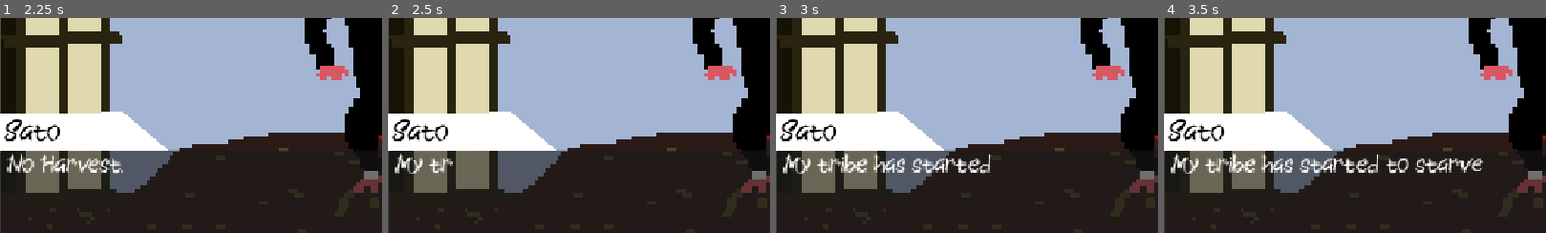
Above: before the commit, frames 1-4 (left to right).
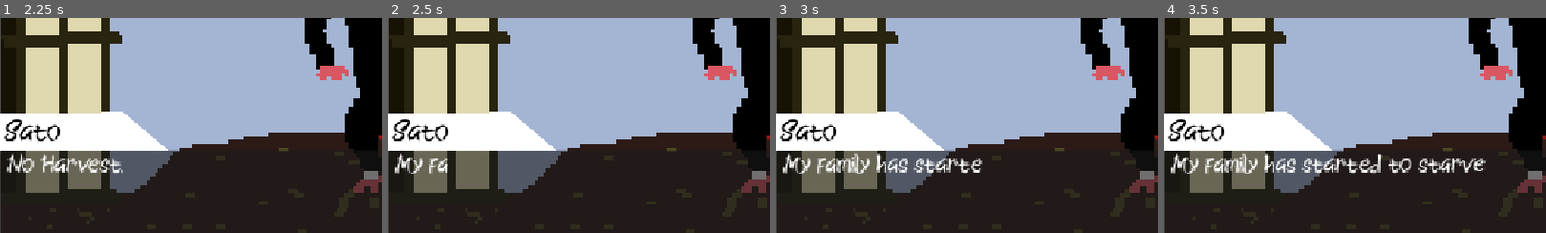
Above: after the commit, the same moments.

Repository: sDANTOSO/apocalypse-monkey
Game: Godot game, scene res://Scenes/main_menu.tscn
Two runs of this game, one before a commit and one after it. Both use one fixed random seed, a clock stepped at 60 frames per second and the inputs below.
Inputs (mouse positions are % of the whole screen's width and height, from its top left):
- Up to frame 1 (2.25 s): click (49, 73) at 0.5 s; tap Enter at 1.25 s; move the mouse to (72, 45) at 1.27 s; press the mouse at (72, 45) at 1.28 s; hold D (right) from 1.28 s (still down); tap Space (jump) at 1.52 s; move the mouse to (30, 55) at 2.02 s; release the mouse at (30, 55) at 2.03 s; tap Alt at 2.1 s
- Up to frame 2 (2.5 s): keep holding D (right); tap Space (jump) at 2.27 s
- Up to frame 3 (3 s): move the mouse to (60, 28) at 2.77 s; release D (right) at 2.78 s; hold A (left) from 2.78 s (still down); tap Shift at 2.85 s
- Up to frame 4 (3.5 s): keep holding A (left)
The pictures show only the part of the screen within x 0-50%, y 50-100%; the shares and areas given below are measured in that part.

Frame 1 is identical in both runs. In frame 2, 0.3% of the frame differs, in the area x 10-17%, y 65-73%; in frame 3, 2.3%; in frame 4, 3.5%, in the area x 10-85%, y 63-73%.

Commit message:
added more dialog

Diff:
--- a/apocalypse-monkeyy/Scenes/dialoge_ui.tscn
+++ b/apocalypse-monkeyy/Scenes/dialoge_ui.tscn
@@ -1,6 +1,7 @@
 [gd_scene format=3 uid="uid://cwk7oilh5100h"]
 
 [ext_resource type="Script" uid="uid://4l7a8ktb7ftm" path="res://Scripts/dialoge_ui.gd" id="1_yrr88"]
+[ext_resource type="Script" uid="uid://c0yfmutw0s245" path="res://Scripts/text_blip_sound.gd" id="2_r75eh"]
 [ext_resource type="FontFile" uid="uid://dxgob514unqbt" path="res://Assets-misc/Japan wave.ttf" id="3_thhau"]
 
 [sub_resource type="Theme" id="Theme_mqg1c"]
@@ -25,6 +26,9 @@
 grow_vertical = 2
 theme = SubResource("Theme_mqg1c")
 script = ExtResource("1_yrr88")
+
+[node name="TextBlipSound" type="AudioStreamPlayer" parent="." unique_id=1073056383]
+script = ExtResource("2_r75eh")
 
 [node name="UiTextbox1" type="PanelContainer" parent="." unique_id=1703837797]
 layout_mode = 1
--- a/apocalypse-monkeyy/Scripts/node_2d.gd
+++ b/apocalypse-monkeyy/Scripts/node_2d.gd
@@ -10,14 +10,20 @@
 	"Sato: My garden. It hasn't even grown",
 	"Sato: There has been no fruit. No vegetables. No Income",
 	"Sato: No Harvest.",
-	"Sato: My tribe has started to starve",
+	"Sato: My family has started to starve",
 	"Sato: I must do something!",
 	"Sato: But what.",
 	"Sato: I know there is something not natural about this.",
 	"Sato: Ever since the ice age started, all the cities got empty",
 	"Sato: Everyone evacuated.",
 	"Sato: Or died.",
-	"Sato: In Japan only people "
+	"Sato: In Japan the only people who roam the streets are criminals",
+	"Sato: Japan has become a wasteland",
+	"Sato: Its time for me to go.",
+	"Sato: I must find other people who want change.",
+	"Sato: Who want to stop the apocolypse.",
+	"Sato: And take down whatever, and whoever is cauing it."
+
 ]
 
 func _ready():
--- /dev/null
+++ b/apocalypse-monkeyy/Scripts/text_blip_sound.gd
@@ -0,0 +1 @@
+extends AudioStreamPlayer
Not shown, added: apocalypse-monkeyy/Scripts/text_blip_sound.gd.uid
